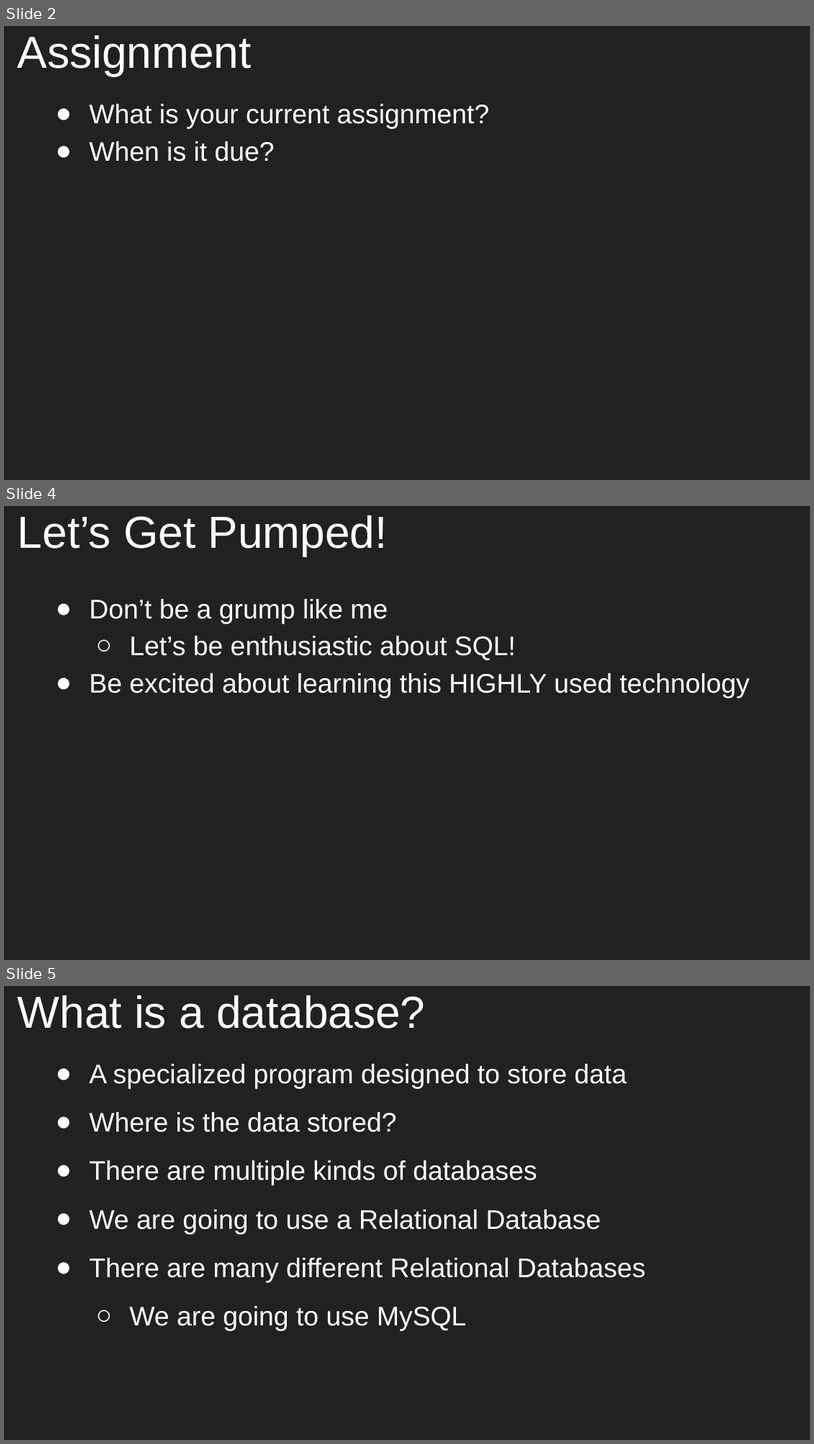
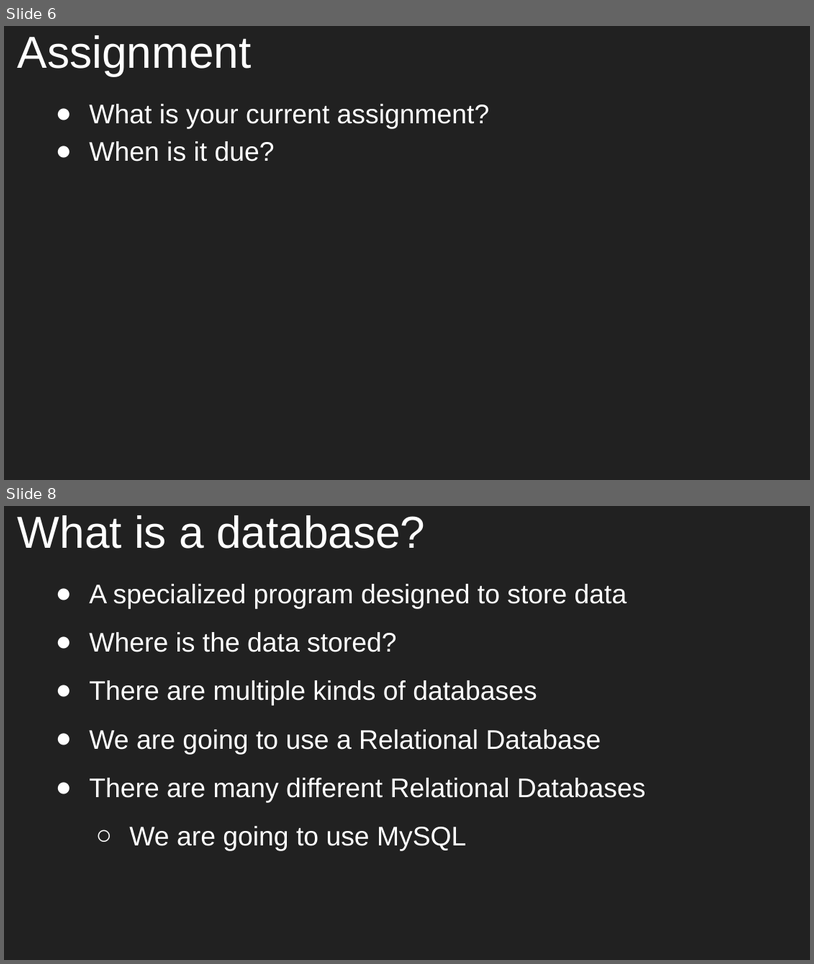
Before and after one commit to aleesham/lc101-unit2, a slide deck: slides/Unit 2 - LC 101 - Class 7.pptx. Shown one above the other, each under a label of ours: slides 2, 4 and 5 before the commit, slides 6 and 8 after it; the slides between them are not shown. The pictures are 814x1444 and 814x964 pixels, drawn with LibreOffice and Linux fonts; fonts in the diff are those of the drawing. Boxes give left, top, right and bottom in pixels: in the first picture for what was removed or moved away, otherwise in the second. Text is boxed around its words. In the diff, an @@ line names an element or a change of style, - is before the commit and + after.

```diff
--- a/slides/Unit 2 - LC 101 - Class 7.pptx
+++ b/slides/Unit 2 - LC 101 - Class 7.pptx
@@ slide 4 removed at [4,506,810,960], background #212121 @@
@@ title removed at [18,515,388,556] @@
-Let’s Get Pumped!
@@ text removed at [89,599,751,698] @@
-● Don’t be a grump like me
-  ○ Let’s be enthusiastic about SQL!
-● Be excited about learning this HIGHLY used technology
@@ what was slide 2 is now slide 6 @@
@@ what was slide 5 is now slide 8 @@
```
Also in this commit, not shown: 2 slides changed, 6 slides added.
